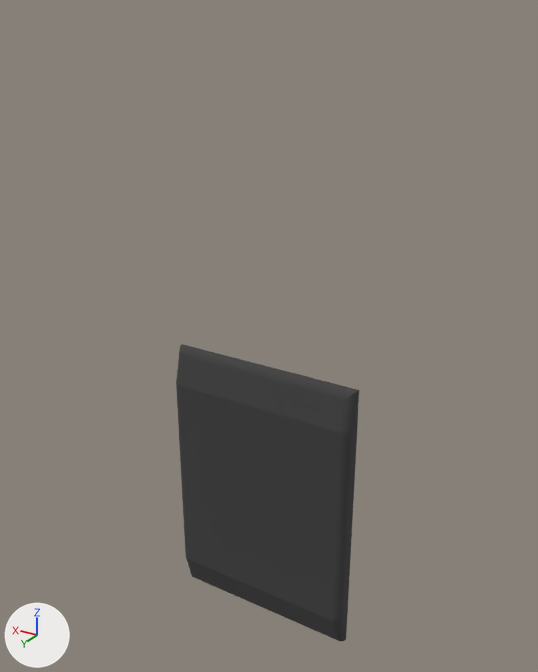
What one commit did to the glTF model static/world/tv-vertical.glb.
The view is the same before and after, from a camera (50 mm lens) standing at (-0.646, 1.506, 1.64) and looking at (0.266, -0.015, 0.88). The lights are fixed; the arrows at lower left show +X, +Y and +Z. The first picture is the older version. Vertices at exactly the same position are counted once.

The first picture shows 'Opaque(64,64,64)'.
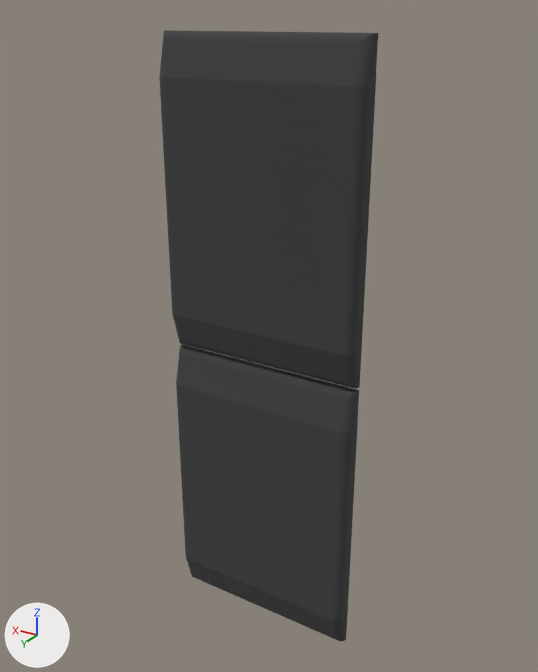
Boxes (x1, y1, x2, y2) around the edits, measured in the pictures (538 x 672 px):
'Opaque(64,64,64)', reshaped (20% wider, 105% taller)
    before: (176, 344, 359, 641)
    after: (159, 30, 379, 641)
part 1 of me_mesh_0, added
    after: (159, 30, 379, 389)

The change, as a list of edits to the scene's bpy script:
```text
Change me_mesh_0:
    used by ob_opaque_64_64_64; location = (0.0, 0.0, 0.0)
    remove me_mesh_0.from_pydata(...)  # 396 vertices, 788 faces; spans x 0.0..0.54, y 0.0..0.051, z 0.0..0.8
    add me_mesh_0.from_pydata(...)  # 792 vertices, 1576 faces; spans x 0.0..0.54, y 0.0..0.051, z 0.0..1.608
    me_mesh_0 part 1: the loose piece of 396 vertices spanning x 0.0..0.54, y 0.0..0.051, z 0.0..0.8 is copied, and the copy is moved by (0.0, 0.0, 0.808); it spans x 0.0..0.54, y 0.0..0.051, z 0.808..1.608
```
